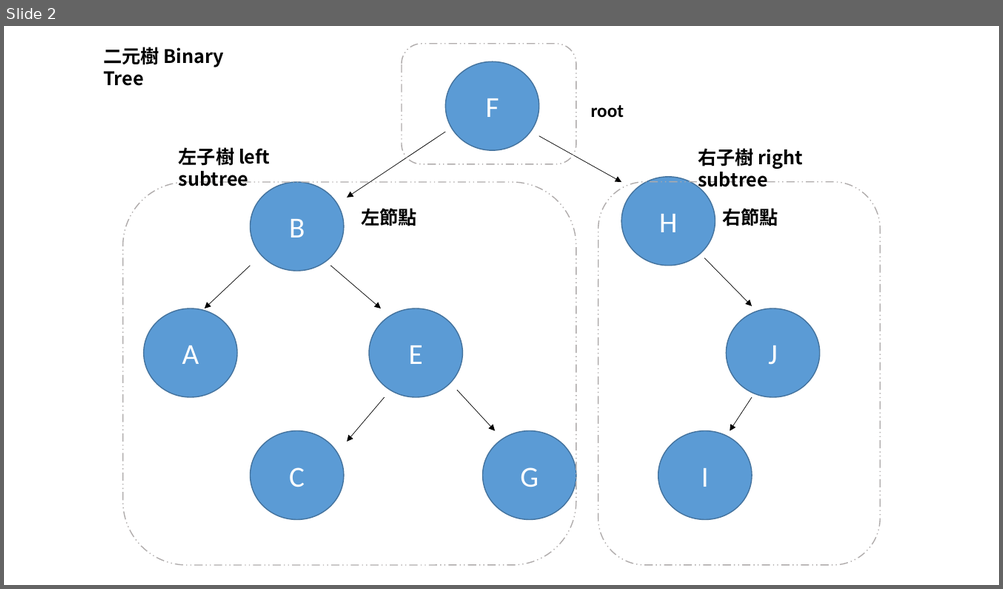
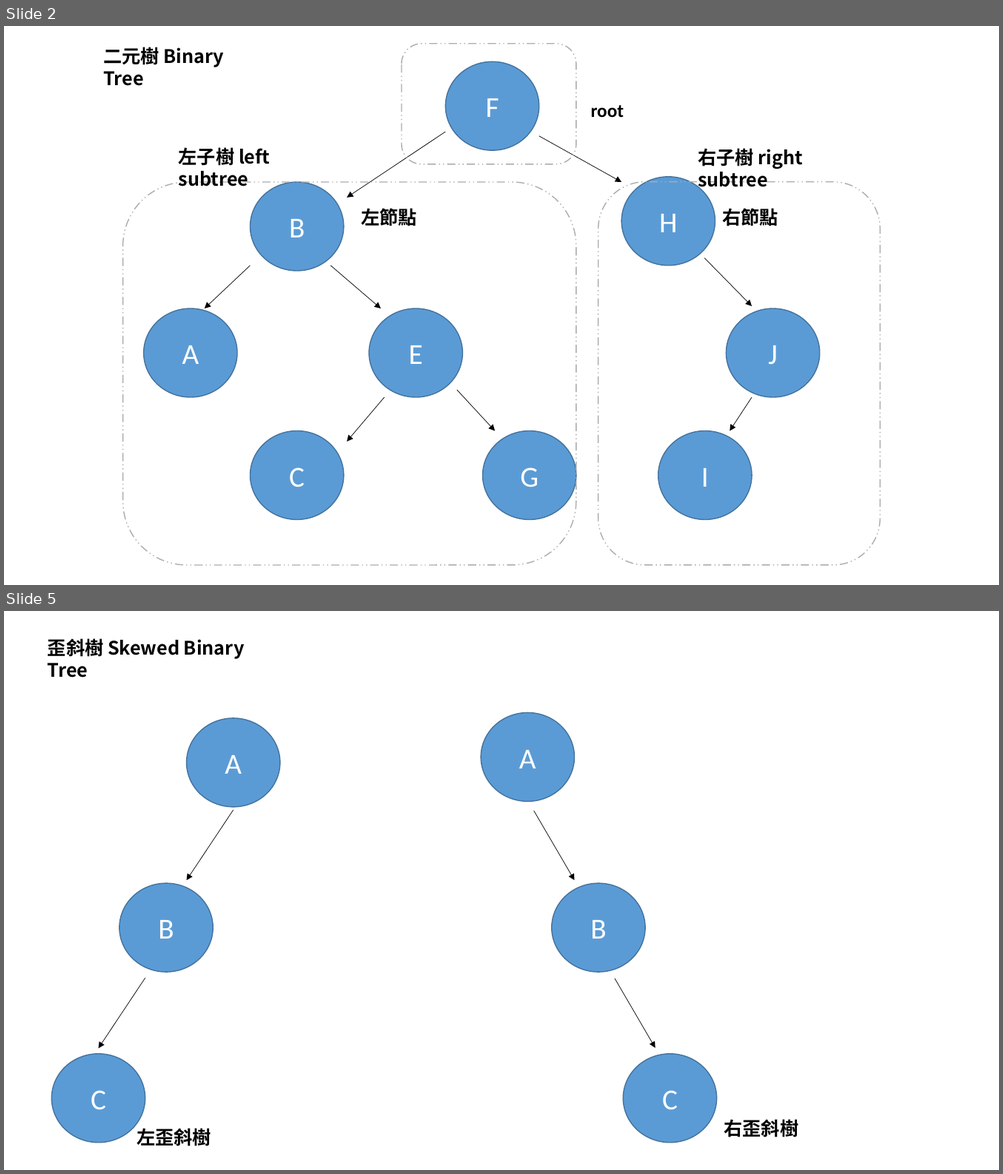
Before and after one commit to chwang12341/LeetCode-Learning, a slide deck: binary_tree/picture.pptx. Shown one above the other, each under a label of ours: slide 2 before the commit, slides 2 and 5 after it; the slides between them are not shown. The pictures are 1003x589 and 1003x1174 pixels, drawn with LibreOffice and Linux fonts; fonts in the diff are those of the drawing. Boxes give left, top, right and bottom in pixels: in the first picture for what was removed or moved away, otherwise in the second. Text is boxed around its words. In the diff, an @@ line names an element or a change of style, - is before the commit and + after.

Commit message:
Modify Binary Tree Introduction

```diff
--- a/binary_tree/picture.pptx
+++ b/binary_tree/picture.pptx
@@ slide 5 added at <box>4,611,999,1170</box>, background #FFFFFF @@
@@ text added at <box>48,638,244,678</box>, 18 pt, text #000000, bold @@
+歪斜樹 Skewed Binary Tree
@@ ellipse added at <box>187,718,280,807</box>, fill #5B9BD5, outline #43739E 1 pt, 28 pt, text #FFFFFF @@
+A
@@ ellipse added at <box>481,712,574,801</box>, fill #5B9BD5, outline #43739E 1 pt, 28 pt, text #FFFFFF @@
+A
@@ arrow added from (233, 810) to (187, 880), #000000 0.5 pt @@
@@ arrow added from (534, 811) to (574, 880), #000000 0.5 pt @@
@@ ellipse added at <box>119,883,213,972</box>, fill #5B9BD5, outline #43739E 1 pt, 28 pt, text #FFFFFF @@
+B
@@ ellipse added at <box>552,883,645,972</box>, fill #5B9BD5, outline #43739E 1 pt, 28 pt, text #FFFFFF @@
+B
@@ arrow added from (145, 978) to (98, 1049), #000000 0.5 pt @@
@@ arrow added from (614, 979) to (655, 1048), #000000 0.5 pt @@
@@ ellipse added at <box>52,1054,145,1143</box>, fill #5B9BD5, outline #43739E 1 pt, 28 pt, text #FFFFFF @@
+C
@@ ellipse added at <box>623,1054,717,1143</box>, fill #5B9BD5, outline #43739E 1 pt, 28 pt, text #FFFFFF @@
+C
@@ text added at <box>724,1119,799,1138</box>, 18 pt, text #000000, bold @@
+右歪斜樹
@@ text added at <box>136,1128,211,1147</box>, 18 pt, text #000000, bold @@
+左歪斜樹
```
Also in this commit, not shown: 1 slide changed, 2 other slides added, 10 other files.
